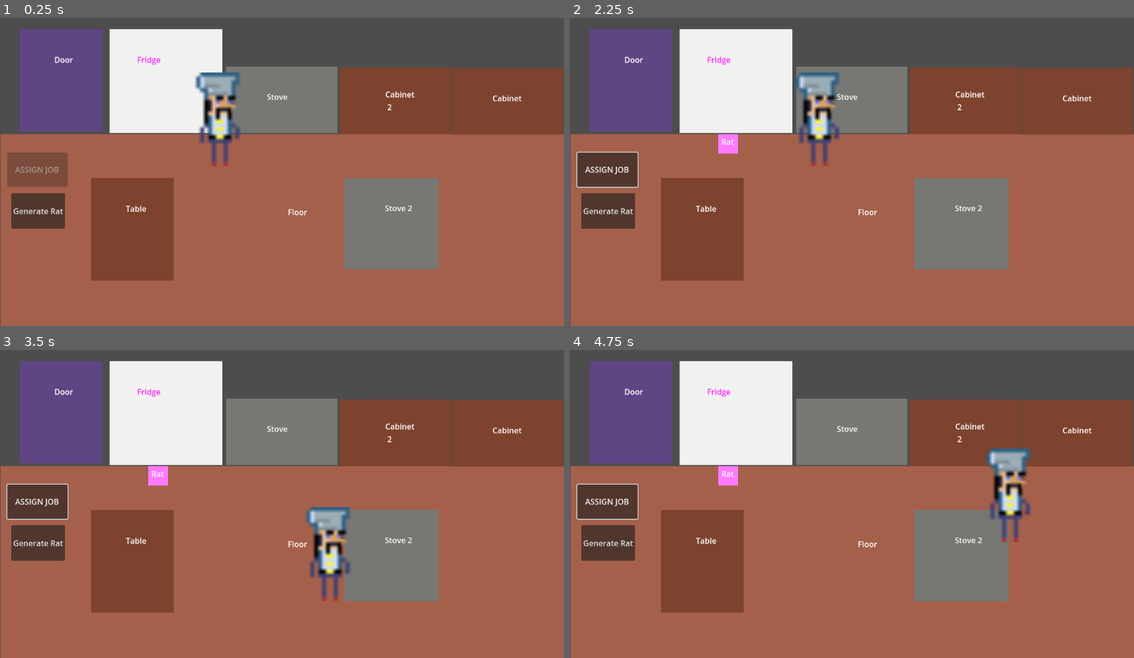
Above: before the commit, frames 1-4 (two rows, left to right).
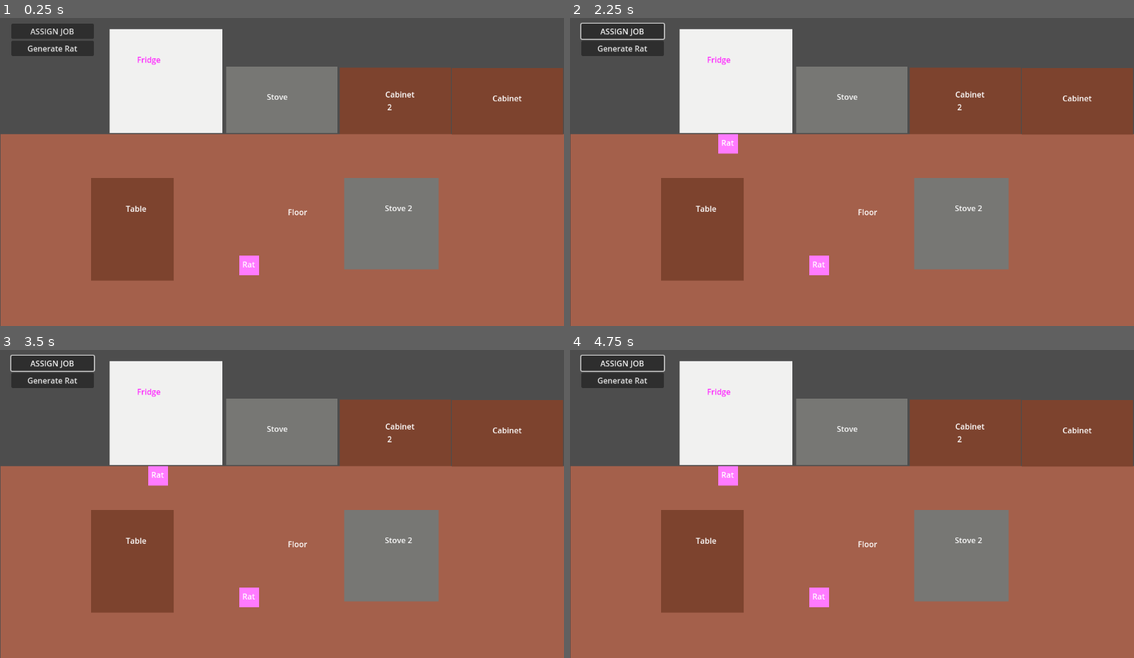
Above: after the commit, the same moments.

Repository: thorkellmani/ratbar
Game: Godot game, scene res://main.tscn
The game is run twice, just before and just after one commit, with the same random seed, the same clock (stepped at 60 frames per second) and the same inputs.
Inputs (mouse positions are in pixels of both pictures, inside the frame that each line leads up to):
- Up to frame 1 (0.25 s): no input
- Up to frame 2 (2.25 s): click "Generate Rat" at 0.5 s; click "ASSIGN JOB" at 1.25 s; tap Enter at 2 s; move the mouse to (976, 150) at 2.02 s; hold D (move_right) from 2.03 s (still down); click (976, 150) at 2.17 s
- Up to frame 3 (3.5 s): move the mouse to (169, 516) at 2.77 s; release D (move_right) at 2.78 s; hold S (move_down) from 2.78 s (still down); click (169, 516) at 2.92 s
- Up to frame 4 (4.75 s): move the mouse to (908, 430) at 3.52 s; release S (move_down) at 3.53 s; hold D (move_right) 3.53-4.28 s; click (908, 430) at 3.67 s; move the mouse to (823, 562) at 4.27 s; hold W (move_up) from 4.28 s (still down); click (823, 562) at 4.42 s

The runs differ from the first frame. In frame 1, 9.3% of the frame differs, in the area x 1-46%, y 1-84%; in frame 2, 9.5%; in frame 3, 9.6%, in the area x 1-63%, y 1-84%; in frame 4, 9.6%.

Commit message:
feat: ra personality modeling start

Diff:
--- a/entities/chef/chef.gd
+++ b/entities/chef/chef.gd
@@ -6,7 +6,7 @@
 	pass # Replace with function body.
 
 # Called every frame. 'delta' is the elapsed time since the previous frame.
-func _physics_process(delta: float) -> void:
+func _physics_process(_delta: float) -> void:
 	var movement_vector: Vector2 = Input.get_vector("move_left", "move_right", "move_up", "move_down")
 	if movement_vector:
 		velocity = movement_vector * SPEED
--- a/entities/rat/rat.gd
+++ b/entities/rat/rat.gd
@@ -2,28 +2,112 @@
 
 class_name Rat
 
+signal rat_clicked(rat: Rat)
+
 var id: int
 var title: String
+var mood: Dictionary[MOOD, float] = {}
+var personality: Dictionary[TRAIT, float] = {}
+var statuses: Dictionary[STATUS, float] = {}
+var owner_relationship: float
+var currency: float
 
-# PERSONALITY ( 1-5)
-var chillness: int
-var riskiness: int
-var ambition: int
-var angriness: int
-var socialness: int
-var meanness: int
+enum TRAIT { GREED, TEMPER, SOCIALNESS, AMBITION, LAZINESS }
+enum MOOD { NUTRITION, ENERGY, STIMULATION, SOCIAL, VICE_SATISFACTION }
+enum STATUS { STRESS, HEALTH, INEBRIATION, RADICALIZATION, EXTRA_STRESS}
 
-# MOOD (1-100)
-var tiredness: int
-var boredom: int
-var stress: int
-var burnout_level: int
-var hunger: int
+ #`stress` (0–100), `health` (0–100, default 100), `inebriation` (0–100), `owner_relationship` (-100 to 100), `radicalization` (0–100), `extra_stress` (0–100), `currency` (float, ≥ 0)
 
-# Called every frame. 'delta' is the elapsed time since the previous frame.
-func _process(_delta: float) -> void:
-	pass
-	# if has-work and working_mood:
-		#continue_work
-	#else
-		#???
+
+#region moodlet configuration
+const TRAIT_DEVIATION: Dictionary[TRAIT, float] = {
+	TRAIT.GREED: 35,
+	TRAIT.TEMPER: 40,
+	TRAIT.SOCIALNESS: 30,
+	TRAIT.AMBITION: 45,
+	TRAIT.LAZINESS: 50
+}
+const TRAIT_MEAN: Dictionary[TRAIT, float] = {
+	TRAIT.GREED: 40,
+	TRAIT.TEMPER: 10,
+	TRAIT.SOCIALNESS: 60,
+	TRAIT.AMBITION: -20,
+	TRAIT.LAZINESS: 20
+}
+
+var initial_mood := mood
+var initial_personality := personality
+var initial_statuses := statuses
+var initial_currency: float
+var initial_owner_relationship: float
+#endregion
+
+func _ready() -> void:
+	initial_mood = {
+		MOOD.NUTRITION: 0,
+		MOOD.ENERGY: 0,
+		MOOD.STIMULATION: 0,
+		MOOD.SOCIAL: 0,
+		MOOD.VICE_SATISFACTION: 0,
+	}
+	initial_personality = {
+		TRAIT.GREED: randfn(TRAIT_MEAN[TRAIT.GREED], TRAIT_DEVIATION[TRAIT.GREED]),
+		TRAIT.TEMPER: randfn(TRAIT_MEAN[TRAIT.TEMPER], TRAIT_DEVIATION[TRAIT.TEMPER]),
+		TRAIT.SOCIALNESS: randfn(TRAIT_MEAN[TRAIT.SOCIALNESS], TRAIT_DEVIATION[TRAIT.SOCIALNESS]),
+		TRAIT.AMBITION: randfn(TRAIT_MEAN[TRAIT.AMBITION], TRAIT_DEVIATION[TRAIT.AMBITION]),
+		TRAIT.LAZINESS: randfn(TRAIT_MEAN[TRAIT.LAZINESS], TRAIT_DEVIATION[TRAIT.LAZINESS]),
+	}
+	initial_statuses = {
+		STATUS.STRESS: 0,
+		STATUS.HEALTH: 100,
+		STATUS.INEBRIATION: 0,
+		STATUS.RADICALIZATION: 0,
+		STATUS.EXTRA_STRESS: 0,
+	}
+	initial_currency = 0
+	initial_owner_relationship = 0
+
+	personality = initial_personality
+	mood = initial_mood
+	statuses = initial_statuses
+	owner_relationship = initial_owner_relationship
+	currency = initial_currency
+
+#region Stat functions
+func update_personality_trait(key: TRAIT, modifier: float) -> void:
+	personality[key] = clampf(personality[key] +  modifier, -100, 100)
+
+func update_moodlet(key: MOOD, modifier: float) -> void:
+	mood[key] = clampf(mood[key] +  modifier, -100, 100)
+
+func update_status(key: STATUS, modifier: float) -> void:
+	statuses[key] = clampf(statuses[key] +  modifier, 0, 100)
+
+func update_currency(modifier: float) -> void:
+	currency += modifier
+
+func update_owner_relationship(modifier: float) -> void:
+	owner_relationship = clampf(owner_relationship + modifier, -100, 100)
+
+
+func reset_mood() -> void:
+	mood = initial_mood
+
+func reset_statuses() -> void:
+	statuses = initial_statuses
+
+func reset_personality() -> void:
+	personality = initial_personality
+
+func reset_currency() -> void:
+	currency = initial_currency
+
+func reset_owner_relationship() -> void:
+	owner_relationship = initial_owner_relationship
+
+#endregion
+
+
+func _on_input_event(_viewport: Node, event: InputEvent, _shape_idx: int) -> void:
+	if event is InputEventMouseButton and event.pressed:
+		rat_clicked.emit(self)
--- a/entities/rat/rat.tscn
+++ b/entities/rat/rat.tscn
@@ -4,24 +4,27 @@
 
 [sub_resource type="CapsuleShape2D" id="CapsuleShape2D_io2wn"]
 radius = 26.0
-height = 118.0
+height = 76.0
 
 [node name="Rat" type="Area2D"]
 script = ExtResource("1_3elot")
+
+[node name="CollisionShape2D" type="CollisionShape2D" parent="."]
+shape = SubResource("CapsuleShape2D_io2wn")
 
 [node name="ColorRect" type="ColorRect" parent="."]
 offset_left = -21.0
 offset_top = -18.0
 offset_right = 19.0
 offset_bottom = 22.0
+mouse_filter = 2
 color = Color(1, 0.47843137, 1, 1)
 
 [node name="Label" type="Label" parent="."]
 offset_left = -15.0
-offset_top = -14.0
+offset_top = -12.0
 offset_right = 63.0
-offset_bottom = 34.0
+offset_bottom = 36.0
 text = "Rat"
 
-[node name="CollisionShape2D" type="CollisionShape2D" parent="."]
-shape = SubResource("CapsuleShape2D_io2wn")
+[connection signal="input_event" from="." to="." method="_on_input_event"]
--- a/kitchen.tscn
+++ b/kitchen.tscn
@@ -5,26 +5,12 @@
 
 [node name="Background" type="CanvasLayer"]
 
-[node name="Stove" type="ColorRect" parent="."]
-offset_left = 462.0
-offset_top = 117.0
-offset_right = 689.0
-offset_bottom = 253.0
-color = Color(0.4669236, 0.46741438, 0.45538187, 1)
-
-[node name="Label" type="Label" parent="Stove"]
-layout_mode = 0
-offset_left = 83.0
-offset_top = 50.0
-offset_right = 143.0
-offset_bottom = 99.0
-text = "Stove"
-
 [node name="Floor" type="ColorRect" parent="."]
 offset_left = 1.0
 offset_top = 255.0
 offset_right = 1152.0
 offset_bottom = 649.0
+mouse_filter = 2
 color = Color(0.6441393, 0.37807173, 0.29347518, 1)
 
 [node name="Label" type="Label" parent="Floor"]
@@ -36,27 +22,28 @@
 text = "Floor
 "
 
-[node name="Stove" type="ColorRect" parent="Floor"]
-layout_mode = 0
-offset_left = 702.0
-offset_top = 90.0
-offset_right = 895.0
-offset_bottom = 277.0
+[node name="Stove" type="ColorRect" parent="."]
+offset_left = 462.0
+offset_top = 117.0
+offset_right = 689.0
+offset_bottom = 253.0
+mouse_filter = 2
 color = Color(0.4669236, 0.46741438, 0.45538187, 1)
 
-[node name="Label" type="Label" parent="Floor/Stove"]
+[node name="Label" type="Label" parent="Stove"]
 layout_mode = 0
 offset_left = 83.0
 offset_top = 50.0
 offset_right = 143.0
 offset_bottom = 99.0
-text = "Stove 2"
+text = "Stove"
 
 [node name="Cabinet" type="ColorRect" parent="."]
 offset_left = 923.0
 offset_top = 120.0
 offset_right = 1150.0
 offset_bottom = 256.0
+mouse_filter = 2
 color = Color(0.49168456, 0.2607616, 0.17907879, 1)
 
 [node name="Label" type="Label" parent="Cabinet"]
@@ -73,6 +60,7 @@
 offset_top = 119.0
 offset_right = 921.0
 offset_bottom = 255.0
+mouse_filter = 2
 color = Color(0.49168456, 0.2607616, 0.17907879, 1)
 
 [node name="Label" type="Label" parent="Cabinet2"]
@@ -87,12 +75,14 @@
 [node name="HSplitContainer" type="HSplitContainer" parent="."]
 offset_right = 40.0
 offset_bottom = 40.0
+mouse_filter = 2
 
 [node name="Table" type="ColorRect" parent="."]
 offset_left = 186.0
 offset_top = 345.0
 offset_right = 355.0
 offset_bottom = 555.0
+mouse_filter = 2
 color = Color(0.49168456, 0.2607616, 0.17907879, 1)
 
 [node name="Label" type="Label" parent="Table"]
@@ -103,27 +93,12 @@
 offset_bottom = 100.0
 text = "Table"
 
-[node name="Table" type="ColorRect" parent="Table"]
-layout_mode = 0
-offset_left = -146.0
-offset_top = -305.0
-offset_right = 23.0
-offset_bottom = -95.0
-color = Color(0.37551555, 0.26906142, 0.51905847, 1)
-
-[node name="Label" type="Label" parent="Table/Table"]
-layout_mode = 0
-offset_left = 71.0
-offset_top = 51.0
-offset_right = 131.0
-offset_bottom = 100.0
-text = "Door"
-
 [node name="Stove2" type="ColorRect" parent="."]
 offset_left = 224.0
 offset_top = 40.0
 offset_right = 454.0
 offset_bottom = 253.0
+mouse_filter = 2
 color = Color(0.94305307, 0.94305986, 0.9405375, 1)
 
 [node name="Label" type="Label" parent="Stove2"]
@@ -134,3 +109,19 @@
 offset_bottom = 100.0
 text = "Fridge"
 label_settings = SubResource("LabelSettings_rbxf2")
+
+[node name="Stove3" type="ColorRect" parent="."]
+offset_left = 703.0
+offset_top = 345.0
+offset_right = 896.0
+offset_bottom = 532.0
+mouse_filter = 2
+color = Color(0.4669236, 0.46741438, 0.45538187, 1)
+
+[node name="Label" type="Label" parent="Stove3"]
+layout_mode = 0
+offset_left = 83.0
+offset_top = 50.0
+offset_right = 143.0
+offset_bottom = 99.0
+text = "Stove 2"
--- a/main.gd
+++ b/main.gd
@@ -1,11 +1,35 @@
-extends Node
+extends Node2D
+
+var picked_rat: Rat
 
 func _ready() -> void:
-	pass
+	if OS.is_debug_build():
+		for key in Rat.TRAIT:
+			var label = Label.new()
+			label.name = key
+			$DebugControls.add_child(label)
+		for key in Rat.MOOD:
+			var label = Label.new()
+			label.name = key
+			$DebugControls.add_child(label)
+		for key in Rat.STATUS:
+			var label = Label.new()
+			label.name = key
+			print(key)
+			$DebugControls.add_child(label)
+		for key in ["currency", "owner_relationship"]:
+			var label = Label.new()
+			label.name = key
+			$DebugControls.add_child(label)
+		$RatManager.rat_clicked.connect(_on_rat_clicked)
 
-# Called every frame. 'delta' is the elapsed time since the previous frame.
+func _on_rat_clicked(rat: Rat) -> void:
+	picked_rat = rat
+	$DebugControls.show()
+
 func _process(_delta: float) -> void:
-	if $RatManager.RATS.size() > 0 && $AssignJobButton.disabled:
-		$AssignJobButton.disabled = false
-	elif $RatManager.RATS.size() < 1 && !$AssignJobButton.disabled:
-		$AssignJobButton.disabled = true
+	if picked_rat and $DebugControls.visible:
+		for key in picked_rat.TRAIT:
+			$DebugControls.get_node(key).text = "%s: %.1f" % [key, picked_rat.personality[Rat.TRAIT[key]]]
+		for key in picked_rat.MOOD:
+			$DebugControls.get_node(key).text = "%s: %.1f" % [key, picked_rat.mood[Rat.MOOD[key]]]
--- a/main.tscn
+++ b/main.tscn
@@ -6,14 +6,12 @@
 [ext_resource type="Script" uid="uid://bedegktgbds81" path="res://managers/job_manager.gd" id="4_1bvp3"]
 [ext_resource type="Script" uid="uid://cogu2jhsalh42" path="res://managers/rat_manager.gd" id="6_7mycd"]
 
-[node name="Main" type="Node"]
+[node name="Main" type="Node2D"]
 script = ExtResource("1_lquwl")
 
 [node name="Chef" parent="." instance=ExtResource("2_h2yge")]
+visible = false
 position = Vector2(449, 225)
-
-[node name="Kitchen" parent="." instance=ExtResource("1_0xm2m")]
-layer = -1
 
 [node name="JobManager" type="Node" parent="."]
 script = ExtResource("4_1bvp3")
@@ -33,27 +31,30 @@
 [node name="ServerMarker" type="Marker2D" parent="JobManager"]
 position = Vector2(382, 442)
 
-[node name="RatManager" type="Node" parent="."]
+[node name="RatManager" type="Node2D" parent="."]
 script = ExtResource("6_7mycd")
 
 [node name="RatGenerateMarker" type="Marker2D" parent="RatManager"]
 position = Vector2(510, 522)
 
-[node name="AssignJobButton" type="Button" parent="."]
-offset_left = 15.0
-offset_top = 293.0
-offset_right = 138.0
-offset_bottom = 363.0
-disabled = true
+[node name="DebugControls" type="VBoxContainer" parent="."]
+offset_left = 23.0
+offset_top = 29.0
+offset_right = 192.0
+offset_bottom = 611.0
+mouse_filter = 2
+
+[node name="AssignJobButton" type="Button" parent="DebugControls"]
+layout_mode = 2
 text = "ASSIGN JOB"
 
-[node name="GenerateRatButton" type="Button" parent="."]
-offset_left = 23.0
-offset_top = 376.0
-offset_right = 133.0
-offset_bottom = 449.0
+[node name="GenerateRatButton" type="Button" parent="DebugControls"]
+layout_mode = 2
 text = "Generate Rat"
 
+[node name="Kitchen" parent="." instance=ExtResource("1_0xm2m")]
+layer = -1
+
 [connection signal="navigate_to_job" from="JobManager" to="RatManager" method="_on_job_manager_navigate_to_job"]
-[connection signal="pressed" from="AssignJobButton" to="JobManager" method="_on_assign_job_button_pressed"]
-[connection signal="pressed" from="GenerateRatButton" to="RatManager" method="generate_rat"]
+[connection signal="pressed" from="DebugControls/AssignJobButton" to="JobManager" method="_on_assign_job_button_pressed"]
+[connection signal="pressed" from="DebugControls/GenerateRatButton" to="RatManager" method="generate_rat"]
--- a/managers/job_manager.gd
+++ b/managers/job_manager.gd
@@ -34,5 +34,4 @@
 	_assigned_jobs = {}
 
 func _on_assign_job_button_pressed() -> void:
-	print('PRESSED')
 	assign_job(1, Constants.JOB.values().pick_random())
--- a/managers/rat_manager.gd
+++ b/managers/rat_manager.gd
@@ -1,14 +1,17 @@
-extends Node
+extends Node2D
 
 var rat_scene = preload("res://entities/rat/rat.tscn")
 
+signal rat_clicked(rat: Rat)
+
 var next_rat_id: int = 1
 
-
 var RATS: Dictionary[int, Rat]
+var selected_rat: Rat
 
 func generate_rat() -> void:
 	var rat: Rat = rat_scene.instantiate()
+	rat.rat_clicked.connect( func(x: Rat): rat_clicked.emit(x))
 	rat.id = next_rat_id
 	RATS[rat.id] = rat
 	add_child(rat)
@@ -22,6 +25,9 @@
 	# 3. play correct animations based on direction.
 	pass
 
+func _ready() -> void:
+	generate_rat()
+
 func _on_job_manager_navigate_to_job(id: int, coords: Vector2) -> void:
 	print("navigation to job")
 	# create navigation manager in MAIN
--- a/project.godot
+++ b/project.godot
@@ -11,6 +11,9 @@
 [application]
 
 config/name="ratbar"
+config/name_localized={
+"is": "Rottubar"
+}
 run/main_scene="uid://dxpm20igoillm"
 config/features=PackedStringArray("4.5", "GL Compatibility")
 config/icon="res://icon.svg"
Not shown, added: docs/RAT_SIMULATION_TODO_LIST.md
